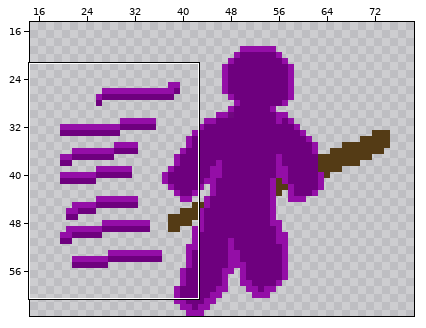
A sprite sheet gets an edit: images/Characters/StickWarrior/stickwarrior_jump.png. The first picture is a wide view before the edit; the outline marks the close-up.
Close-up. First the earlier version:
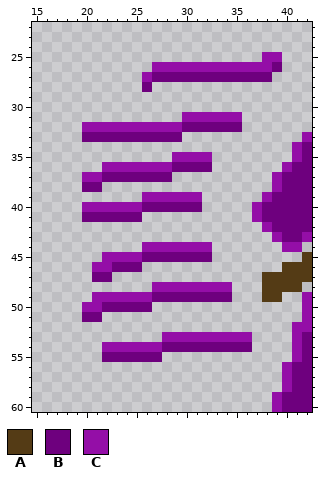
The file is 100x64 pixels. Shown: x 15..42, y 22..60. The wide view leaves out empty margins.
Palette (. is transparent): A #543b15  B #6e007e  C #940ea7
Pixels before, first column x 20:
25 ..................CC...
26 .......CCCCCCCCCCCCB...
27 ......CBBBBBBBBBBBB....
28 ......B................
29 .......................
30 .......................
31 ..........CCCCCC.......
32 CCCCCCCCCCBBBBBB.......
33 BBBBBBBBBB............C
34 .....................CB
35 .........CCCC........CB
36 ..CCCCCCCBBBB.......CBB
37 CCBBBBBBB..........CBBB
38 BB.................CBBB
39 ......CCCCCC......CBBBB
40 CCCCCCBBBBBB.....CBBBBB
41 BBBBBB...........CBBBBB
42 ..................CBBBB
43 ...................CBBC
44 ......CCCCCCC.......CC.
45 ..CCCCBBBBBBB.........A
46 .CCBBB..............AAA
47 .BB...............AAAAA
48 .......CCCCCCCC...AAAA.
49 .CCCCCCBBBBBBBB...AA..C
50 CCBBBBB...............C
51 BB....................C
52 .....................CC
53 ........CCCCCCCCC....CB
54 ..CCCCCCBBBBBBBBB....CB
55 ..BBBBBB.............CB
56 ....................CBB
57 ....................CBB
58 ....................CBB
59 ...................CBBB
60 ...................CBBB
The same view after the edit:
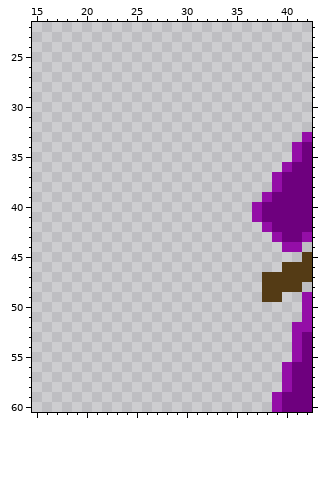
Edits made:
Changed rows in their new state; - is an unchanged pixel.
first column x 20:
25 ------------------..
26 -------.............
27 ------.............-
28 ------.-------------
31 ----------......----
32 ................----
33 ..........----------
35 ---------....-------
36 --...........-------
37 .........-----------
38 ..------------------
39 ------......--------
40 ............--------
41 ......--------------
44 ------.......-------
45 --...........-------
46 -.....--------------
47 -..-----------------
48 -------........-----
49 -..............-----
50 .......-------------
51 ..------------------
53 --------.........---
54 --...............---
55 --......------------
Boxes around the changes in both close-ups, in picture pixels (x1, y1, x2, y2):
erased: (82, 52, 282, 362)
